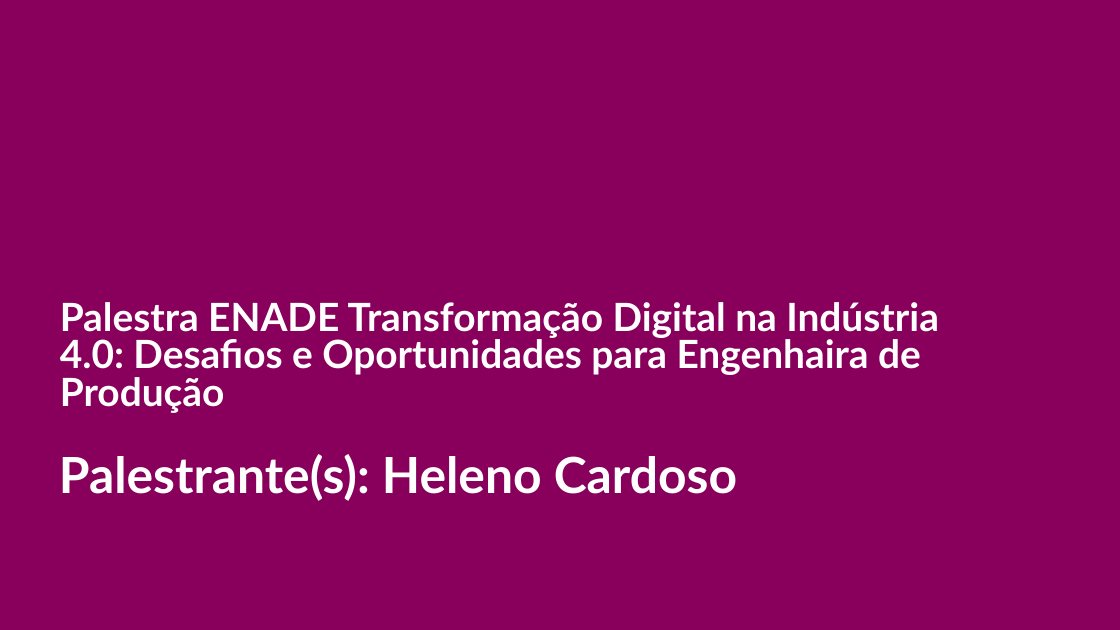
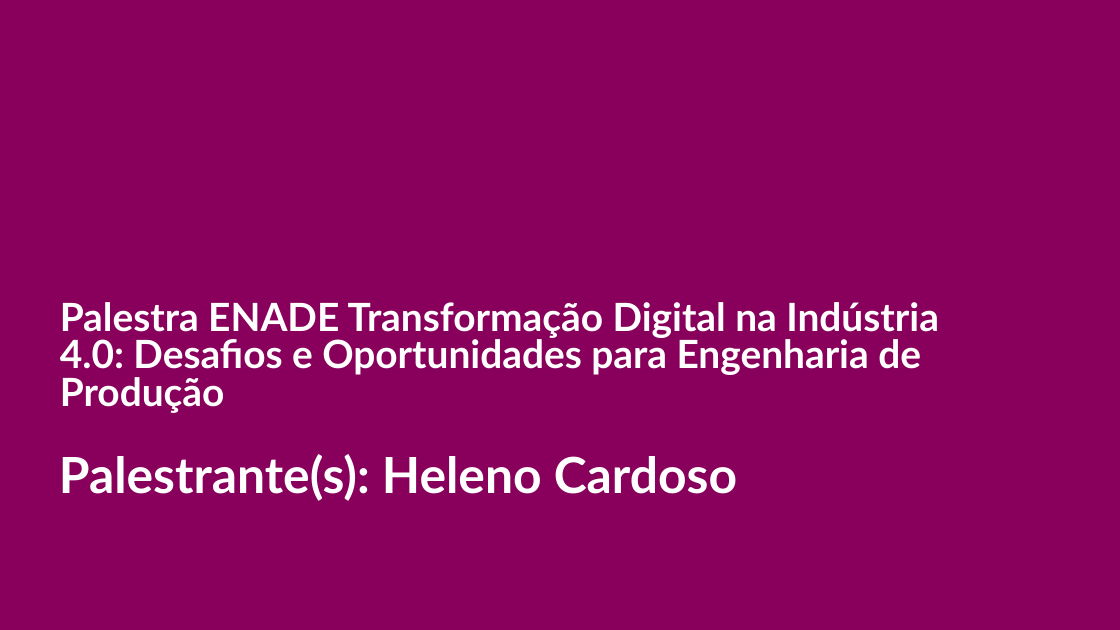
Before and after one commit to CloudEducationBrazil/WydenBancoDados, a slide deck: slide 1 of 03 Assessments/PPT Palestra ENADE Indústria 4 e Engenharia de Produção - Wyden UniRuy 2023_2.pptx. Drawn at 1120x630 pixels with LibreOffice and Linux fonts; fonts in the diff are those of the drawing; background and template pictures are left out. Boxes give left, top, right and bottom in pixels: in the first picture for what was removed or moved away, otherwise in the second. Text is boxed around its words. In the diff, an @@ line names an element or a change of style, - is before the commit and + after.

Commit message:
atualizando apresentação ppt fev-2024

```diff
--- a/03 Assessments/PPT Palestra ENADE Indústria 4 e Engenharia de Produção - Wyden UniRuy 2023_2.pptx
+++ b/03 Assessments/PPT Palestra ENADE Indústria 4 e Engenharia de Produção - Wyden UniRuy 2023_2.pptx
@@ text at (x1=60, y1=302, x2=939, y2=413): text changed @@
-Palestra ENADE Transformação Digital na Indústria 4.0: Desafios e Oportunidades para Engenhaira de Produção
+Palestra ENADE Transformação Digital na Indústria 4.0: Desafios e Oportunidades para Engenharia de Produção
```
Also in this commit, not shown: 3 other files.
